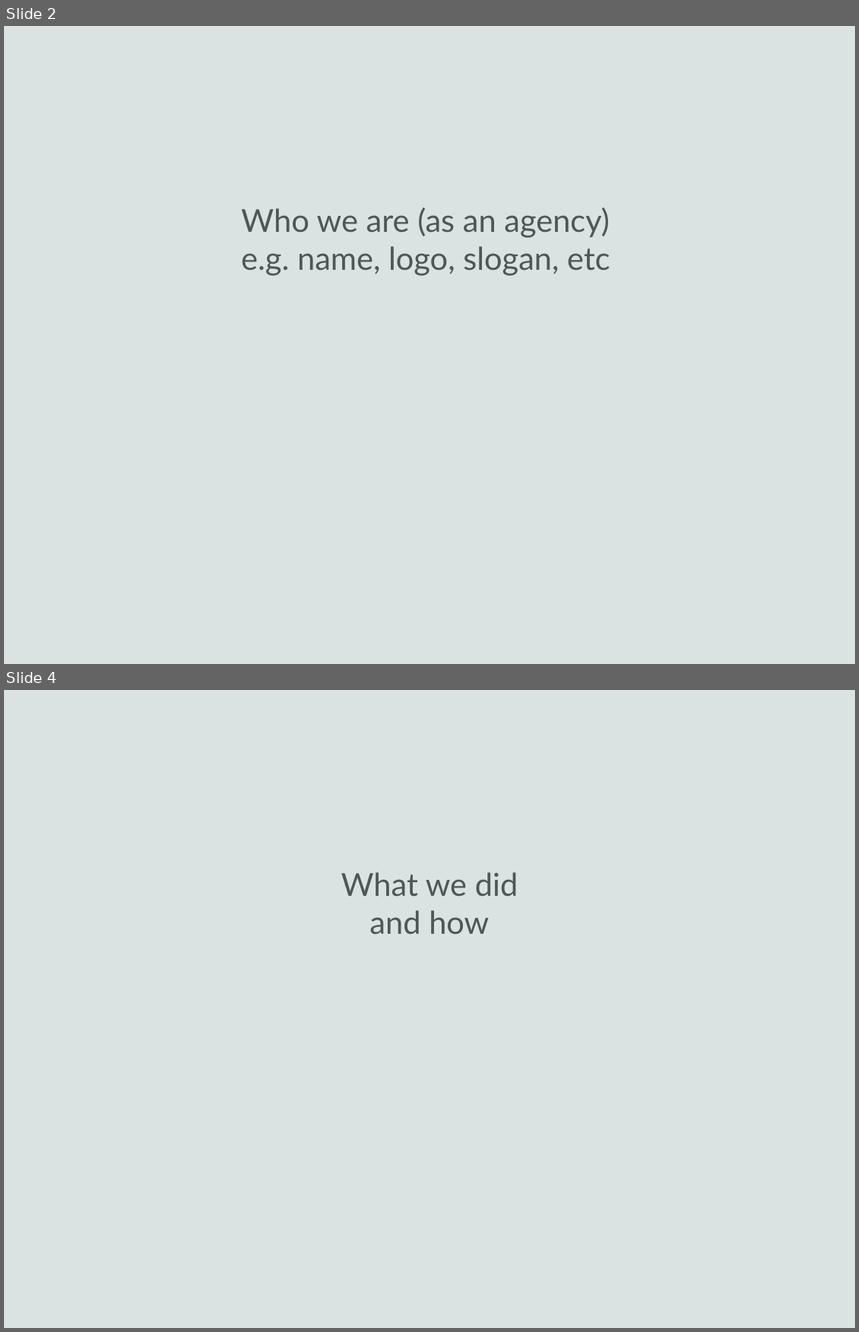
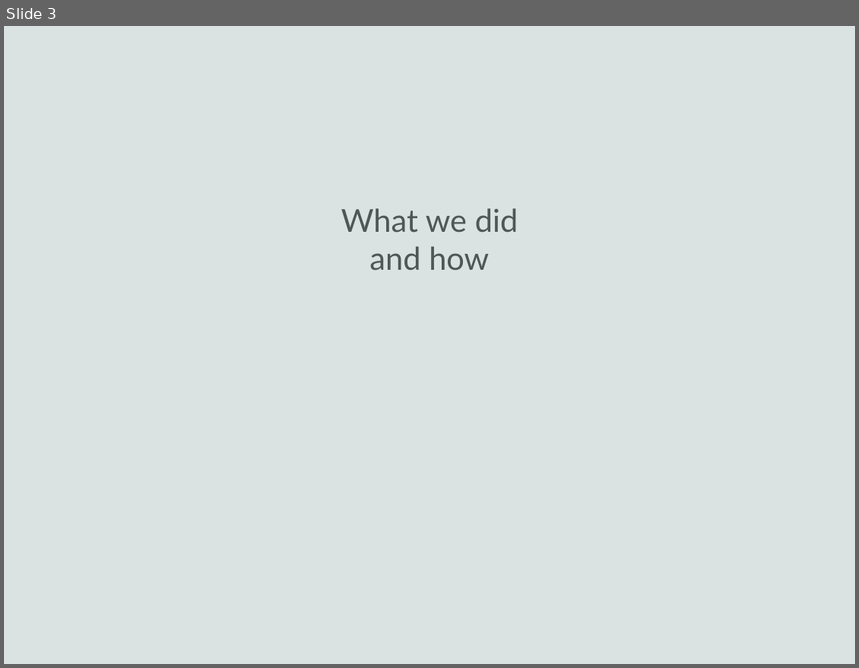
Before and after one commit to Pederytter/uglytub, a slide deck: præsentation/presentation_template.pptx. Shown one above the other, each under a label of ours: slides 2 and 4 before the commit, slide 3 after it; the slides between them are not shown. The pictures are 859x1332 and 859x668 pixels, drawn with LibreOffice and Linux fonts; fonts in the diff are those of the drawing; background and template pictures are left out. Boxes give left, top, right and bottom in pixels: in the first picture for what was removed or moved away, otherwise in the second. Text is boxed around its words. In the diff, an @@ line names an element or a change of style, - is before the commit and + after.

```diff
--- a/præsentation/presentation_template.pptx
+++ b/præsentation/presentation_template.pptx
@@ slide 2 removed at [4, 26, 855, 664], background #DBE3E2 @@
@@ text removed at [241, 208, 610, 276] @@
-Who we are (as an agency)
-e.g. name, logo, slogan, etc
@@ what was slide 4 is now slide 3 @@
```
Also in this commit, not shown: 1 slide changed, 1 slide added, 1 other slide removed, 2 other files.
